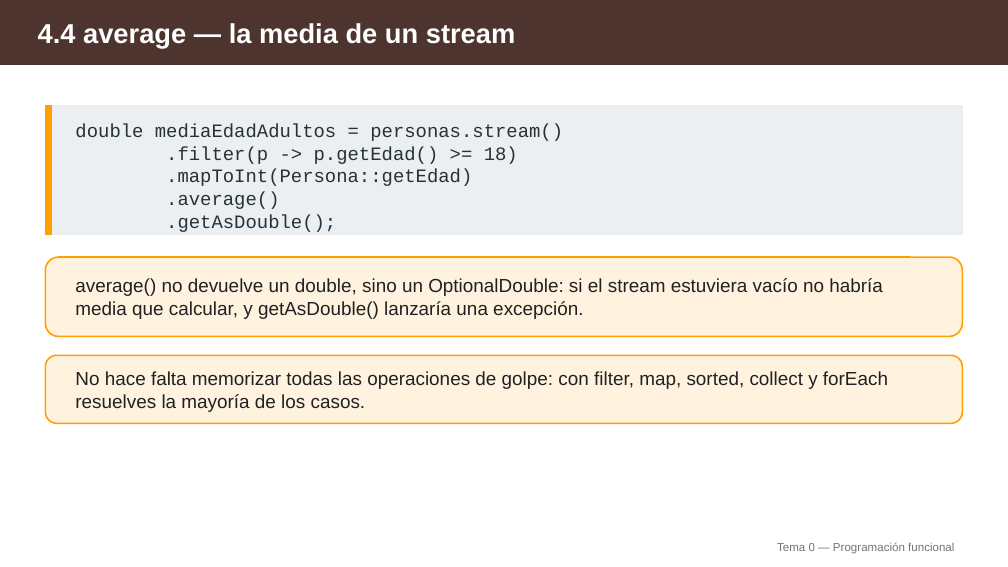
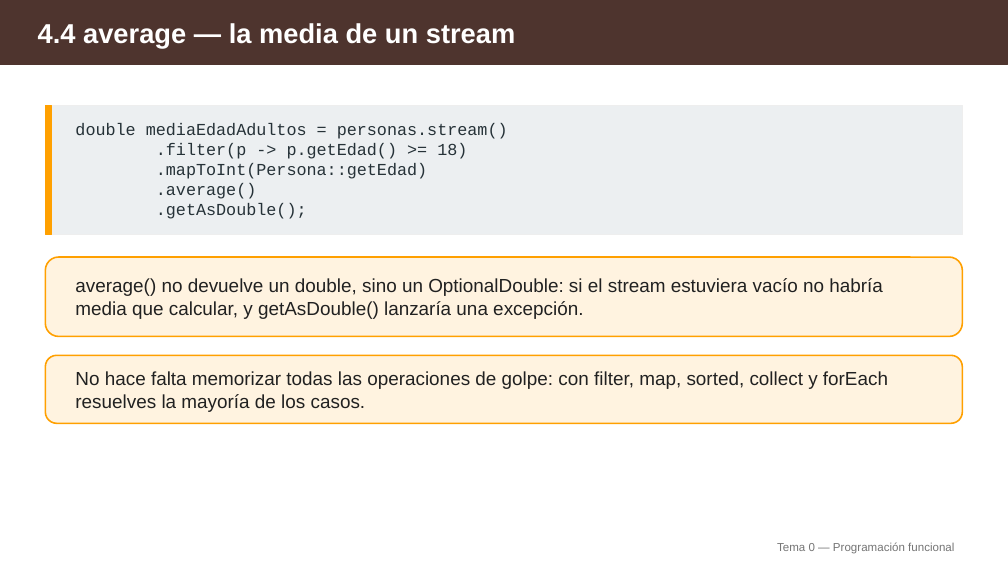
Before and after one commit to aitorventura/programacion-servicios-procesos, a slide deck: slide 15 of docs/tema0/diapositivas/04-programacion-funcional.pptx. Drawn at 1008x567 pixels with LibreOffice and Linux fonts; fonts in the diff are those of the drawing. Boxes give left, top, right and bottom in pixels: in the first picture for what was removed or moved away, otherwise in the second. Text is boxed around its words. In the diff, an @@ line names an element or a change of style, - is before the commit and + after.

```diff
--- a/docs/tema0/diapositivas/04-programacion-funcional.pptx
+++ b/docs/tema0/diapositivas/04-programacion-funcional.pptx
@@ text "double mediaEdadAdultos = personas.stream()" at [75, 123, 508, 219]: size 18 to 16 pt @@
```
Also in this commit, not shown: 11 other slides changed, 1 other file.
